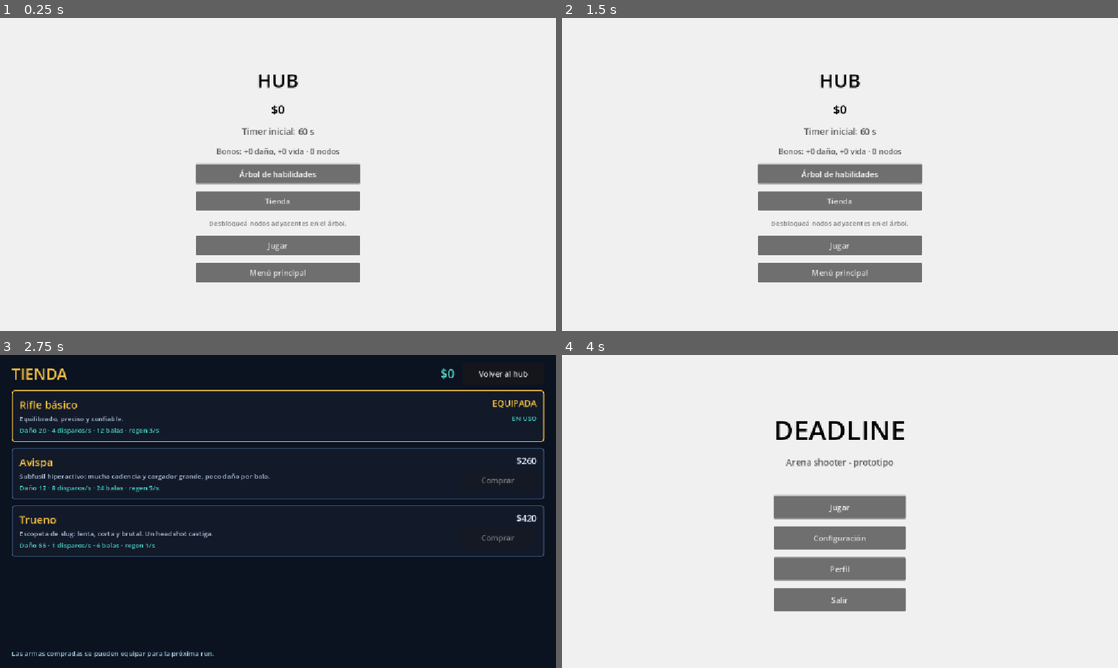
Above: before the commit, frames 1-4 (two rows, left to right).
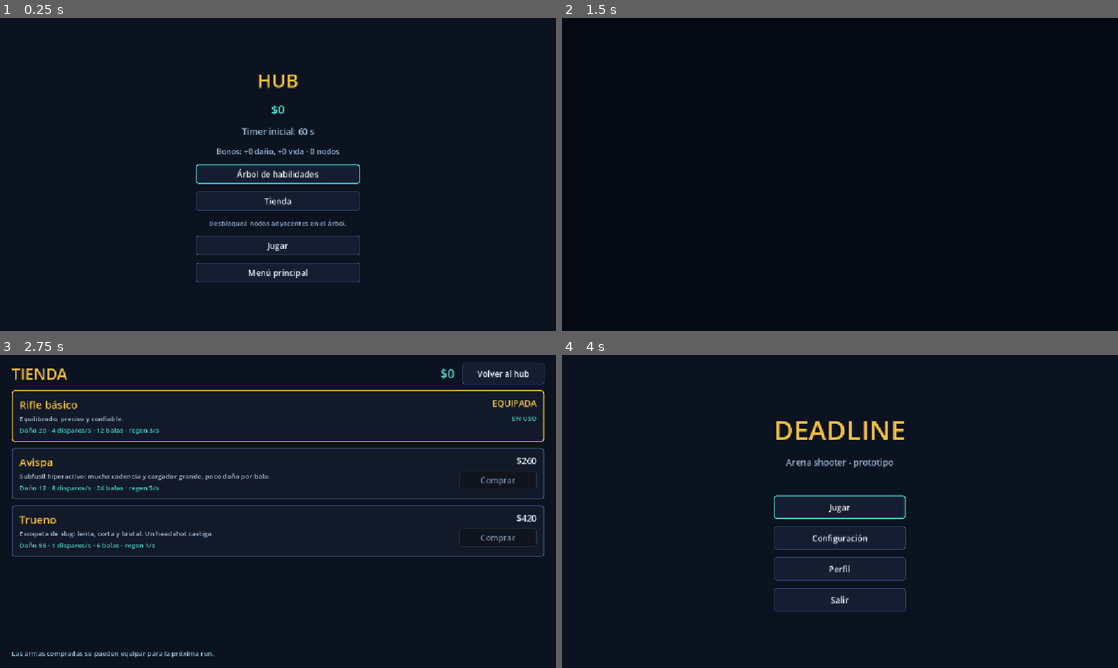
Above: after the commit, the same moments.

Repository: Veilen1/Deadline
Game: Godot game, scene res://scenes/ui/hub.tscn
Same seed, same stepped clock (60 frames per second), same inputs: the game is played once before the commit and once after it. This scene is started directly instead of the project's main scene.
Inputs:
- Up to frame 1 (0.25 s): no input
- Up to frame 2 (1.5 s): click "Árbol de habilidades" at 0.5 s; click "Volver al hub" at 1.25 s
- Up to frame 3 (2.75 s): click "Tienda" at 2 s
- Up to frame 4 (4 s): click "Volver al hub" at 2.75 s; click "Menú principal" at 3.5 s

The runs differ from the first frame. In frame 1, 100% of the frame differs, in the area x 0-100%, y 0-100%; in frame 2, 100%; in frame 3, 0.4%; in frame 4, 100%.

Commit message:
feat(ui): tema global, transiciones y sonidos mas suaves

Diff:
--- a/project.godot
+++ b/project.godot
@@ -21,6 +21,9 @@
 EventBus="*res://scripts/autoloads/event_bus.gd"
 Settings="*res://scripts/autoloads/settings.gd"
 StyleSystem="*res://scripts/autoloads/style_system.gd"
+ThemeManager="*res://scripts/autoloads/theme_manager.gd"
+Transitions="*res://scripts/autoloads/transitions.gd"
+UISound="*res://scripts/autoloads/ui_sound.gd"
 
 [input]
 
--- a/scenes/actors/player/player.tscn
+++ b/scenes/actors/player/player.tscn
@@ -63,8 +63,8 @@
 
 [node name="ShootPlayer" type="AudioStreamPlayer" parent="."]
 stream = ExtResource("2_shoot")
-volume_db = -8.0
+volume_db = -10.0
 
 [node name="FootstepPlayer" type="AudioStreamPlayer" parent="."]
 stream = ExtResource("3_footstep")
-volume_db = -14.0
+volume_db = -17.0
--- a/scenes/ui/game_over_menu.gd
+++ b/scenes/ui/game_over_menu.gd
@@ -29,6 +29,9 @@
 		penalty_label.hide()
 
 	show()
+	modulate.a = 0.0
+	var tween: Tween = create_tween()
+	tween.tween_property(self, "modulate:a", 1.0, 0.18)
 	Input.mouse_mode = Input.MOUSE_MODE_VISIBLE
 	retry_button.grab_focus()
 
@@ -47,10 +50,10 @@
 
 func _on_retry_pressed() -> void:
 	get_tree().paused = false
-	get_tree().reload_current_scene()
+	Transitions.reload_current_scene()
 
 
 func _on_hub_pressed() -> void:
 	get_tree().paused = false
 	Input.mouse_mode = Input.MOUSE_MODE_VISIBLE
-	get_tree().change_scene_to_file(HUB_SCENE)
+	Transitions.change_scene_to_file(HUB_SCENE)
--- a/scenes/ui/hub.gd
+++ b/scenes/ui/hub.gd
@@ -31,22 +31,22 @@
 
 func _on_skill_tree_pressed() -> void:
 	GameState.save_game()
-	get_tree().change_scene_to_file(SKILL_TREE_SCENE)
+	Transitions.change_scene_to_file(SKILL_TREE_SCENE)
 
 
 func _on_shop_pressed() -> void:
 	GameState.save_game()
-	get_tree().change_scene_to_file(SHOP_SCENE)
+	Transitions.change_scene_to_file(SHOP_SCENE)
 
 
 func _on_play_pressed() -> void:
 	GameState.save_game()
-	get_tree().change_scene_to_file(GAME_SCENE)
+	Transitions.change_scene_to_file(GAME_SCENE)
 
 
 func _on_main_menu_pressed() -> void:
 	GameState.save_game()
-	get_tree().change_scene_to_file(MAIN_MENU_SCENE)
+	Transitions.change_scene_to_file(MAIN_MENU_SCENE)
 
 
 func _update_ui() -> void:
--- a/scenes/ui/hub.tscn
+++ b/scenes/ui/hub.tscn
@@ -18,7 +18,7 @@
 anchor_bottom = 1.0
 grow_horizontal = 2
 grow_vertical = 2
-color = Color(0.94, 0.94, 0.94, 1)
+color = Color(0.043, 0.071, 0.125, 1)
 
 [node name="CenterContainer" type="CenterContainer" parent="."]
 layout_mode = 1
@@ -34,28 +34,28 @@
 
 [node name="TitleLabel" type="Label" parent="CenterContainer/Menu"]
 layout_mode = 2
-theme_override_colors/font_color = Color(0, 0, 0, 1)
+theme_override_colors/font_color = Color(0.95, 0.75, 0.25, 1)
 theme_override_font_sizes/font_size = 40
 text = "HUB"
 horizontal_alignment = 1
 
 [node name="MoneyLabel" type="Label" parent="CenterContainer/Menu"]
 layout_mode = 2
-theme_override_colors/font_color = Color(0, 0, 0, 1)
+theme_override_colors/font_color = Color(0.3, 0.85, 0.8, 1)
 theme_override_font_sizes/font_size = 24
 text = "$0"
 horizontal_alignment = 1
 
 [node name="TimerLabel" type="Label" parent="CenterContainer/Menu"]
 layout_mode = 2
-theme_override_colors/font_color = Color(0.35, 0.35, 0.35, 1)
+theme_override_colors/font_color = Color(0.62, 0.72, 0.82, 1)
 theme_override_font_sizes/font_size = 18
 text = "Timer inicial: 60 s"
 horizontal_alignment = 1
 
 [node name="BonusLabel" type="Label" parent="CenterContainer/Menu"]
 layout_mode = 2
-theme_override_colors/font_color = Color(0.35, 0.35, 0.35, 1)
+theme_override_colors/font_color = Color(0.62, 0.72, 0.82, 1)
 theme_override_font_sizes/font_size = 16
 text = "Bonos: +0 daño, +0 vida"
 horizontal_alignment = 1
@@ -72,7 +72,7 @@
 
 [node name="HintLabel" type="Label" parent="CenterContainer/Menu"]
 layout_mode = 2
-theme_override_colors/font_color = Color(0.45, 0.45, 0.45, 1)
+theme_override_colors/font_color = Color(0.62, 0.72, 0.82, 1)
 theme_override_font_sizes/font_size = 14
 text = "Desbloqueá nodos adyacentes en el árbol."
 horizontal_alignment = 1
--- a/scenes/ui/main_menu.gd
+++ b/scenes/ui/main_menu.gd
@@ -18,17 +18,17 @@
 
 
 func _on_play_pressed() -> void:
-	get_tree().change_scene_to_file(GAME_SCENE)
+	Transitions.change_scene_to_file(GAME_SCENE)
 
 
 func _on_config_pressed() -> void:
 	GameState.save_game()
-	get_tree().change_scene_to_file("res://scenes/ui/settings.tscn")
+	Transitions.change_scene_to_file("res://scenes/ui/settings.tscn")
 
 
 func _on_profile_pressed() -> void:
 	GameState.save_game()
-	get_tree().change_scene_to_file("res://scenes/ui/profile.tscn")
+	Transitions.change_scene_to_file("res://scenes/ui/profile.tscn")
 
 
 func _on_quit_pressed() -> void:
--- a/scenes/ui/main_menu.tscn
+++ b/scenes/ui/main_menu.tscn
@@ -18,7 +18,7 @@
 anchor_bottom = 1.0
 grow_horizontal = 2
 grow_vertical = 2
-color = Color(0.94, 0.94, 0.94, 1)
+color = Color(0.043, 0.071, 0.125, 1)
 
 [node name="CenterContainer" type="CenterContainer" parent="."]
 layout_mode = 1
@@ -34,14 +34,14 @@
 
 [node name="TitleLabel" type="Label" parent="CenterContainer/Menu"]
 layout_mode = 2
-theme_override_colors/font_color = Color(0, 0, 0, 1)
+theme_override_colors/font_color = Color(0.95, 0.75, 0.25, 1)
 theme_override_font_sizes/font_size = 56
 text = "DEADLINE"
 horizontal_alignment = 1
 
 [node name="SubtitleLabel" type="Label" parent="CenterContainer/Menu"]
 layout_mode = 2
-theme_override_colors/font_color = Color(0.35, 0.35, 0.35, 1)
+theme_override_colors/font_color = Color(0.62, 0.72, 0.82, 1)
 theme_override_font_sizes/font_size = 18
 text = "Arena shooter - prototipo"
 horizontal_alignment = 1
--- a/scenes/ui/pause_menu.gd
+++ b/scenes/ui/pause_menu.gd
@@ -47,14 +47,19 @@
 func _pause_game() -> void:
 	get_tree().paused = true
 	show()
+	modulate.a = 0.0
+	var tween: Tween = create_tween()
+	tween.tween_property(self, "modulate:a", 1.0, 0.12)
 	Input.mouse_mode = Input.MOUSE_MODE_VISIBLE
 	resume_button.grab_focus()
 
 
 func _resume_game() -> void:
-	hide()
 	get_tree().paused = false
 	Input.mouse_mode = Input.MOUSE_MODE_CAPTURED
+	var tween: Tween = create_tween()
+	tween.tween_property(self, "modulate:a", 0.0, 0.1)
+	tween.tween_callback(hide)
 
 
 func _on_resume_pressed() -> void:
@@ -140,14 +145,14 @@
 		LeaveAction.HUB:
 			get_tree().paused = false
 			Input.mouse_mode = Input.MOUSE_MODE_VISIBLE
-			get_tree().change_scene_to_file(HUB_SCENE)
+			Transitions.change_scene_to_file(HUB_SCENE)
 		LeaveAction.MENU:
 			get_tree().paused = false
 			Input.mouse_mode = Input.MOUSE_MODE_VISIBLE
-			get_tree().change_scene_to_file(MAIN_MENU_SCENE)
+			Transitions.change_scene_to_file(MAIN_MENU_SCENE)
 		LeaveAction.RESTART:
 			get_tree().paused = false
-			get_tree().reload_current_scene()
+			Transitions.reload_current_scene()
 
 
 func set_enabled(enabled: bool) -> void:
--- a/scenes/ui/profile.gd
+++ b/scenes/ui/profile.gd
@@ -63,4 +63,4 @@
 
 func _on_back_pressed() -> void:
 	GameState.save_game()
-	get_tree().change_scene_to_file(MAIN_MENU_SCENE)
+	Transitions.change_scene_to_file(MAIN_MENU_SCENE)
--- a/scenes/ui/settings.gd
+++ b/scenes/ui/settings.gd
@@ -52,6 +52,9 @@
 		# Borrar progreso en plena run dejaría la partida en un estado inválido.
 		reset_button.disabled = true
 		reset_button.tooltip_text = "Terminá la run para borrar el progreso."
+		modulate.a = 0.0
+		var tween: Tween = create_tween()
+		tween.tween_property(self, "modulate:a", 1.0, 0.15)
 
 	back_button.grab_focus()
 
@@ -177,7 +180,7 @@
 		hide()
 		closed.emit()
 		return
-	get_tree().change_scene_to_file(MAIN_MENU_SCENE)
+	Transitions.change_scene_to_file(MAIN_MENU_SCENE)
 
 
 func _unhandled_input(event: InputEvent) -> void:
--- a/scenes/ui/settings.tscn
+++ b/scenes/ui/settings.tscn
@@ -18,7 +18,7 @@
 anchor_bottom = 1.0
 grow_horizontal = 2
 grow_vertical = 2
-color = Color(0.94, 0.94, 0.94, 1)
+color = Color(0.043, 0.071, 0.125, 1)
 
 [node name="CenterContainer" type="CenterContainer" parent="."]
 layout_mode = 1
@@ -34,7 +34,7 @@
 
 [node name="TitleLabel" type="Label" parent="CenterContainer/Menu"]
 layout_mode = 2
-theme_override_colors/font_color = Color(0, 0, 0, 1)
+theme_override_colors/font_color = Color(0.95, 0.75, 0.25, 1)
 theme_override_font_sizes/font_size = 36
 text = "CONFIGURACIÓN"
 horizontal_alignment = 1
@@ -57,7 +57,7 @@
 [node name="Label" type="Label" parent="CenterContainer/Menu/OptionsScroll/Options/FovRow"]
 custom_minimum_size = Vector2(300, 0)
 layout_mode = 2
-theme_override_colors/font_color = Color(0, 0, 0, 1)
+theme_override_colors/font_color = Color(0.9, 0.94, 0.99, 1)
 theme_override_font_sizes/font_size = 18
 text = "Campo de visión (FOV)"
 
@@ -73,7 +73,7 @@
 [node name="FovValue" type="Label" parent="CenterContainer/Menu/OptionsScroll/Options/FovRow"]
 custom_minimum_size = Vector2(70, 0)
 layout_mode = 2
-theme_override_colors/font_color = Color(0.35, 0.35, 0.35, 1)
+theme_override_colors/font_color = Color(0.62, 0.72, 0.82, 1)
 theme_override_font_sizes/font_size = 16
 text = "75°"
 horizontal_alignment = 2
@@ -85,7 +85,7 @@
 [node name="Label" type="Label" parent="CenterContainer/Menu/OptionsScroll/Options/SensitivityRow"]
 custom_minimum_size = Vector2(300, 0)
 layout_mode = 2
-theme_override_colors/font_color = Color(0, 0, 0, 1)
+theme_override_colors/font_color = Color(0.9, 0.94, 0.99, 1)
 theme_override_font_sizes/font_size = 18
 text = "Sensibilidad del mouse"
 
@@ -101,7 +101,7 @@
 [node name="SensitivityValue" type="Label" parent="CenterContainer/Menu/OptionsScroll/Options/SensitivityRow"]
 custom_minimum_size = Vector2(70, 0)
 layout_mode = 2
-theme_override_colors/font_color = Color(0.35, 0.35, 0.35, 1)
+theme_override_colors/font_color = Color(0.62, 0.72, 0.82, 1)
 theme_override_font_sizes/font_size = 16
 text = "0.0030"
 horizontal_alignment = 2
@@ -113,7 +113,7 @@
 [node name="Label" type="Label" parent="CenterContainer/Menu/OptionsScroll/Options/UIScaleRow"]
 custom_minimum_size = Vector2(300, 0)
 layout_mode = 2
-theme_override_colors/font_color = Color(0, 0, 0, 1)
+theme_override_colors/font_color = Color(0.9, 0.94, 0.99, 1)
 theme_override_font_sizes/font_size = 18
 text = "Tamaño de la interfaz"
 
@@ -129,7 +129,7 @@
 [node name="UIScaleValue" type="Label" parent="CenterContainer/Menu/OptionsScroll/Options/UIScaleRow"]
 custom_minimum_size = Vector2(70, 0)
 layout_mode = 2
-theme_override_colors/font_color = Color(0.35, 0.35, 0.35, 1)
+theme_override_colors/font_color = Color(0.62, 0.72, 0.82, 1)
 theme_override_font_sizes/font_size = 16
 text = "100%"
 horizontal_alignment = 2
@@ -141,7 +141,7 @@
 [node name="Label" type="Label" parent="CenterContainer/Menu/OptionsScroll/Options/VolumeRow"]
 custom_minimum_size = Vector2(300, 0)
 layout_mode = 2
-theme_override_colors/font_color = Color(0, 0, 0, 1)
+theme_override_colors/font_color = Color(0.9, 0.94, 0.99, 1)
 theme_override_font_sizes/font_size = 18
 text = "Volumen general"
 
@@ -157,7 +157,7 @@
 [node name="VolumeValue" type="Label" parent="CenterContainer/Menu/OptionsScroll/Options/VolumeRow"]
 custom_minimum_size = Vector2(70, 0)
 layout_mode = 2
-theme_override_colors/font_color = Color(0.35, 0.35, 0.35, 1)
+theme_override_colors/font_color = Color(0.62, 0.72, 0.82, 1)
 theme_override_font_sizes/font_size = 16
 text = "100%"
 horizontal_alignment = 2
@@ -169,7 +169,7 @@
 [node name="Label" type="Label" parent="CenterContainer/Menu/OptionsScroll/Options/InvertRow"]
 custom_minimum_size = Vector2(300, 0)
 layout_mode = 2
-theme_override_colors/font_color = Color(0, 0, 0, 1)
+theme_override_colors/font_color = Color(0.9, 0.94, 0.99, 1)
 theme_override_font_sizes/font_size = 18
 text = "Invertir eje Y"
 
@@ -184,7 +184,7 @@
 [node name="Label" type="Label" parent="CenterContainer/Menu/OptionsScroll/Options/FullscreenRow"]
 custom_minimum_size = Vector2(300, 0)
 layout_mode = 2
-theme_override_colors/font_color = Color(0, 0, 0, 1)
+theme_override_colors/font_color = Color(0.9, 0.94, 0.99, 1)
 theme_override_font_sizes/font_size = 18
 text = "Pantalla completa"
 
@@ -199,7 +199,7 @@
 [node name="Label" type="Label" parent="CenterContainer/Menu/OptionsScroll/Options/VsyncRow"]
 custom_minimum_size = Vector2(300, 0)
 layout_mode = 2
-theme_override_colors/font_color = Color(0, 0, 0, 1)
+theme_override_colors/font_color = Color(0.9, 0.94, 0.99, 1)
 theme_override_font_sizes/font_size = 18
 text = "V-Sync"
 
@@ -214,7 +214,7 @@
 [node name="Label" type="Label" parent="CenterContainer/Menu/OptionsScroll/Options/MinimapRow"]
 custom_minimum_size = Vector2(300, 0)
 layout_mode = 2
-theme_override_colors/font_color = Color(0, 0, 0, 1)
+theme_override_colors/font_color = Color(0.9, 0.94, 0.99, 1)
 theme_override_font_sizes/font_size = 18
 text = "Mostrar minimapa"
 
@@ -229,7 +229,7 @@
 [node name="Label" type="Label" parent="CenterContainer/Menu/OptionsScroll/Options/DifficultyRow"]
 custom_minimum_size = Vector2(300, 0)
 layout_mode = 2
-theme_override_colors/font_color = Color(0, 0, 0, 1)
+theme_override_colors/font_color = Color(0.9, 0.94, 0.99, 1)
 theme_override_font_sizes/font_size = 18
 text = "Dificultad (balance)"
 
@@ -237,10 +237,11 @@
 custom_minimum_size = Vector2(220, 0)
 layout_mode = 2
 size_flags_horizontal = 3
+theme_override_colors/font_color = Color(0.9, 0.94, 0.99, 1)
 
 [node name="HintLabel" type="Label" parent="CenterContainer/Menu"]
 layout_mode = 2
-theme_override_colors/font_color = Color(0.4, 0.4, 0.4, 1)
+theme_override_colors/font_color = Color(0.62, 0.72, 0.82, 1)
 theme_override_font_sizes/font_size = 14
 text = "FOV, sensibilidad, dificultad y minimapa se aplican en la próxima run."
 horizontal_alignment = 1
@@ -268,7 +269,7 @@
 
 [node name="StatusLabel" type="Label" parent="CenterContainer/Menu"]
 layout_mode = 2
-theme_override_colors/font_color = Color(0.4, 0.4, 0.4, 1)
+theme_override_colors/font_color = Color(0.62, 0.72, 0.82, 1)
 theme_override_font_sizes/font_size = 14
 text = "Los cambios se guardan automáticamente."
 horizontal_alignment = 1
--- a/scenes/ui/shop.gd
+++ b/scenes/ui/shop.gd
@@ -152,4 +152,4 @@
 
 func _on_back_pressed() -> void:
 	GameState.save_game()
-	get_tree().change_scene_to_file(HUB_SCENE)
+	Transitions.change_scene_to_file(HUB_SCENE)
--- a/scenes/ui/skill_tree_screen.gd
+++ b/scenes/ui/skill_tree_screen.gd
@@ -216,4 +216,4 @@
 
 func _on_back_pressed() -> void:
 	GameState.save_game()
-	get_tree().change_scene_to_file(HUB_SCENE)
+	Transitions.change_scene_to_file(HUB_SCENE)
--- /dev/null
+++ b/scripts/autoloads/theme_manager.gd
@@ -0,0 +1,96 @@
+extends Node
+
+## Tema global del juego: azul noche, dorado y turquesa. Se aplica al root
+## para que todos los Controls hereden el mismo estilo.
+
+const BG_DARK: Color = Color(0.043, 0.071, 0.125, 1.0)
+const BG_PANEL: Color = Color(0.06, 0.09, 0.14, 1.0)
+const BG_BUTTON: Color = Color(0.08, 0.12, 0.19, 1.0)
+const BG_BUTTON_HOVER: Color = Color(0.13, 0.19, 0.28, 1.0)
+const BORDER: Color = Color(0.22, 0.32, 0.48, 1.0)
+const TEXT: Color = Color(0.9, 0.94, 0.99, 1.0)
+const MUTED: Color = Color(0.62, 0.72, 0.82, 1.0)
+const GOLD: Color = Color(0.95, 0.75, 0.25, 1.0)
+const TEAL: Color = Color(0.3, 0.85, 0.8, 1.0)
+
+
+func _ready() -> void:
+	var theme := Theme.new()
+
+	theme.set_color("font_color", "Label", TEXT)
+	theme.set_font_size("font_size", "Label", 16)
+
+	theme.set_stylebox("normal", "Button", _box(BG_BUTTON, BORDER, 1, 5))
+	theme.set_stylebox("hover", "Button", _box(BG_BUTTON_HOVER, TEAL, 1, 5))
+	theme.set_stylebox("pressed", "Button", _box(Color(0.05, 0.08, 0.13, 1.0), GOLD, 1, 5))
+	theme.set_stylebox("disabled", "Button", _box(Color(0.06, 0.08, 0.12, 1.0), Color(0.15, 0.2, 0.28, 1.0), 1, 5))
+	theme.set_stylebox("focus", "Button", _focus_box(TEAL, 5))
+	theme.set_color("font_color", "Button", TEXT)
+	theme.set_color("font_hover_color", "Button", Color(1.0, 0.96, 0.82, 1.0))
+	theme.set_color("font_pressed_color", "Button", GOLD)
+	theme.set_color("font_disabled_color", "Button", Color(0.45, 0.52, 0.62, 1.0))
+	theme.set_font_size("font_size", "Button", 17)
+
+	for style_name in ["normal", "hover", "pressed", "disabled", "focus"]:
+		theme.set_stylebox(style_name, "OptionButton", theme.get_stylebox(style_name, "Button"))
+	theme.set_color("font_color", "OptionButton", TEXT)
+	theme.set_color("font_hover_color", "OptionButton", Color(1.0, 0.96, 0.82, 1.0))
+	theme.set_font_size("font_size", "OptionButton", 16)
+
+	for style_name in ["normal", "focus", "read_only"]:
+		theme.set_stylebox(style_name, "LineEdit", _box(BG_BUTTON, BORDER if style_name != "focus" else TEAL, 1, 4))
+	theme.set_color("font_color", "LineEdit", TEXT)
+	theme.set_color("caret_color", "LineEdit", TEAL)
+	theme.set_color("font_placeholder_color", "LineEdit", MUTED)
+
+	theme.set_stylebox("panel", "Panel", _box(BG_PANEL, BORDER, 1, 6))
+	theme.set_stylebox("panel", "PanelContainer", _box(BG_PANEL, BORDER, 1, 6))
+
+	theme.set_stylebox("slider", "HSlider", _box(Color(0.1, 0.14, 0.2, 1.0), BORDER, 1, 3, 0, 0))
+	theme.set_stylebox("grabber_area", "HSlider", _box(TEAL, TEAL, 0, 3, 0, 0))
+	theme.set_stylebox("grabber_area_highlight", "HSlider", _box(Color(0.45, 1.0, 0.92, 1.0), TEAL, 0, 3, 0, 0))
+
+	theme.set_color("font_color", "CheckButton", TEXT)
+	theme.set_color("font_pressed_color", "CheckButton", GOLD)
+	theme.set_font_size("font_size", "CheckButton", 16)
+
+	theme.set_stylebox("background", "ProgressBar", _box(Color(0.05, 0.08, 0.12, 1.0), BORDER, 1, 3, 0, 0))
+	theme.set_stylebox("fill", "ProgressBar", _box(GOLD, GOLD, 0, 3, 0, 0))
+	theme.set_color("font_color", "ProgressBar", TEXT)
+
+	get_tree().root.theme = theme
+
+
+func _box(bg: Color, border: Color, border_width: int, radius: int, margin_h: int = 12, margin_v: int = 7) -> StyleBoxFlat:
+	var box := StyleBoxFlat.new()
+	box.bg_color = bg
+	box.border_color = border
+	box.border_width_left = border_width
+	box.border_width_top = border_width
+	box.border_width_right = border_width
+	box.border_width_bottom = border_width
+	box.corner_radius_top_left = radius
+	box.corner_radius_top_right = radius
+	box.corner_radius_bottom_right = radius
+	box.corner_radius_bottom_left = radius
+	box.content_margin_left = margin_h
+	box.content_margin_right = margin_h
+	box.content_margin_top = margin_v
+	box.content_margin_bottom = margin_v
+	return box
+
+
+func _focus_box(color: Color, radius: int) -> StyleBoxFlat:
+	var box := StyleBoxFlat.new()
+	box.bg_color = Color(0, 0, 0, 0)
+	box.draw_center = false
+	box.border_color = color
+	box.border_width_left = 2
+	box.border_width_top = 2
+	box.border_width_right = 2
+	box.border_width_bottom = 2
+	box.corner_radius_top_left = radius
+	box.corner_radius_top_right = radius
+	box.corner_radius_bottom_right = radius
+	box.corner_radius_bottom_left = radius
+	return box
--- /dev/null
+++ b/scripts/autoloads/transitions.gd
@@ -0,0 +1,59 @@
+extends Node
+
+## Transiciones suaves entre escenas. Overlay por encima de todo.
+
+var _overlay: ColorRect
+var _busy: bool = false
+
+
+func _ready() -> void:
+	process_mode = Node.PROCESS_MODE_ALWAYS
+
+	var layer := CanvasLayer.new()
+	layer.layer = 100
+	add_child(layer)
+
+	_overlay = ColorRect.new()
+	_overlay.color = Color(0.02, 0.04, 0.07, 1.0)
+	_overlay.mouse_filter = Control.MOUSE_FILTER_STOP
+	_overlay.set_anchors_and_offsets_preset(Control.PRESET_FULL_RECT)
+	layer.add_child(_overlay)
+
+	_overlay.modulate.a = 1.0
+	await get_tree().process_frame
+	await _fade_to(0.0, 0.25)
+	_overlay.hide()
+
+
+func change_scene_to_file(path: String) -> void:
+	if _busy:
+		return
+	_busy = true
+	_overlay.show()
+	_overlay.mouse_filter = Control.MOUSE_FILTER_STOP
+	await _fade_to(1.0, 0.18)
+	get_tree().change_scene_to_file(path)
+	await get_tree().process_frame
+	await _fade_to(0.0, 0.25)
+	_overlay.hide()
+	_busy = false
+
+
+func reload_current_scene() -> void:
+	if _busy:
+		return
+	_busy = true
+	_overlay.show()
+	_overlay.mouse_filter = Control.MOUSE_FILTER_STOP
+	await _fade_to(1.0, 0.18)
+	get_tree().reload_current_scene()
+	await get_tree().process_frame
+	await _fade_to(0.0, 0.25)
+	_overlay.hide()
+	_busy = false
+
+
+func _fade_to(alpha: float, duration: float) -> void:
+	var tween: Tween = create_tween()
+	tween.tween_property(_overlay, "modulate:a", alpha, duration)
+	await tween.finished
--- /dev/null
+++ b/scripts/autoloads/ui_sound.gd
@@ -0,0 +1,44 @@
+extends Node
+
+## Sonidos de UI globales. Se auto-conectan a todos los botones nuevos.
+
+var _hover_player: AudioStreamPlayer
+var _click_player: AudioStreamPlayer
+
+
+func _ready() -> void:
+	process_mode = Node.PROCESS_MODE_ALWAYS
+
+	_hover_player = AudioStreamPlayer.new()
+	_hover_player.stream = preload("res://assets/audio/ui_hover.wav")
+	_hover_player.volume_db = -20.0
+	add_child(_hover_player)
+
+	_click_player = AudioStreamPlayer.new()
+	_click_player.stream = preload("res://assets/audio/ui_click.wav")
+	_click_player.volume_db = -12.0
+	add_child(_click_player)
+
+	get_tree().node_added.connect(_on_node_added)
+
+
+func _on_node_added(node: Node) -> void:
+	if not node is BaseButton:
+		return
+
+	var hover_callable := Callable(self, "_play_hover")
+	var click_callable := Callable(self, "_play_click")
+	var button := node as BaseButton
+
+	if not button.mouse_entered.is_connected(hover_callable):
+		button.mouse_entered.connect(hover_callable)
+	if not button.pressed.is_connected(click_callable):
+		button.pressed.connect(click_callable)
+
+
+func _play_hover() -> void:
+	_hover_player.play()
+
+
+func _play_click() -> void:
+	_click_player.play()
Not shown, added: assets/audio/ui_click.wav.import
Not shown, added: assets/audio/ui_hover.wav.import
Not shown, added: scripts/autoloads/theme_manager.gd.uid
Not shown, added: scripts/autoloads/transitions.gd.uid
Not shown, added: scripts/autoloads/ui_sound.gd.uid
Not shown, changed: assets/audio/footstep.wav
Not shown, changed: assets/audio/shoot.wav
Not shown, added: assets/audio/ui_click.wav
Not shown, added: assets/audio/ui_hover.wav
